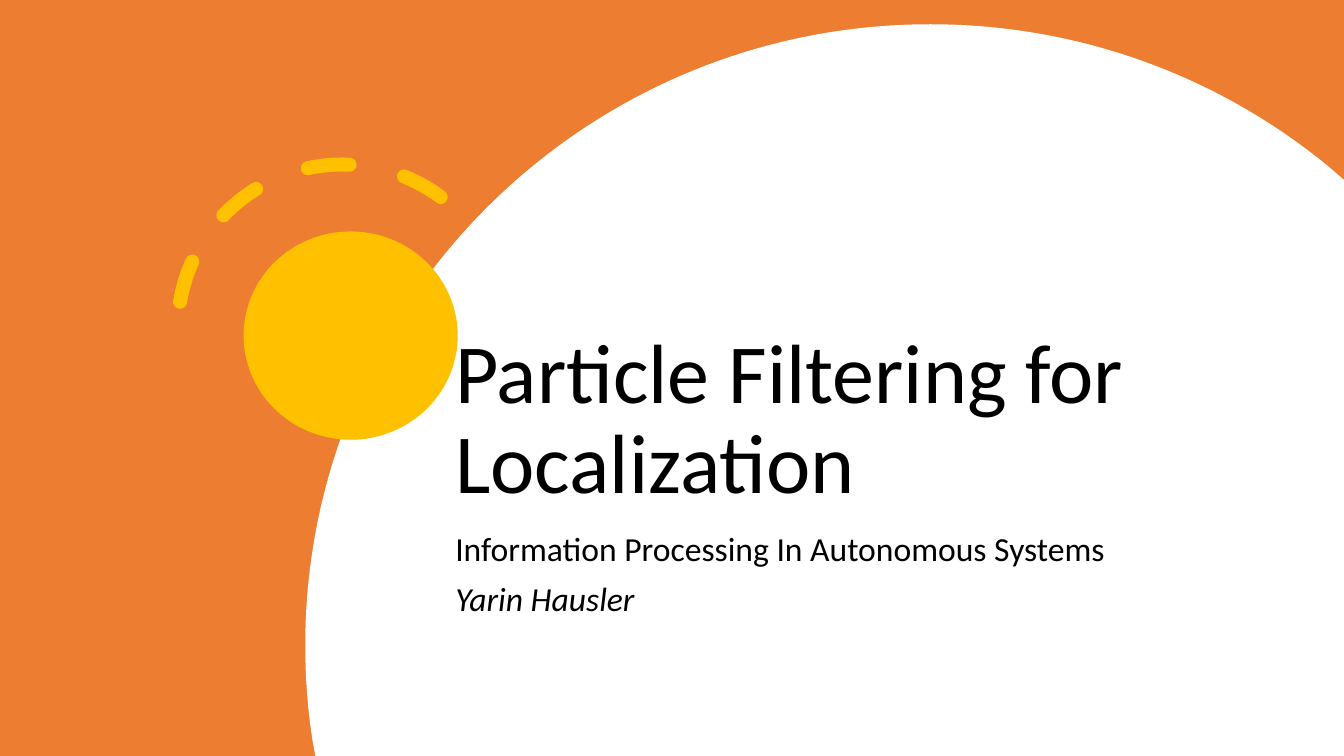
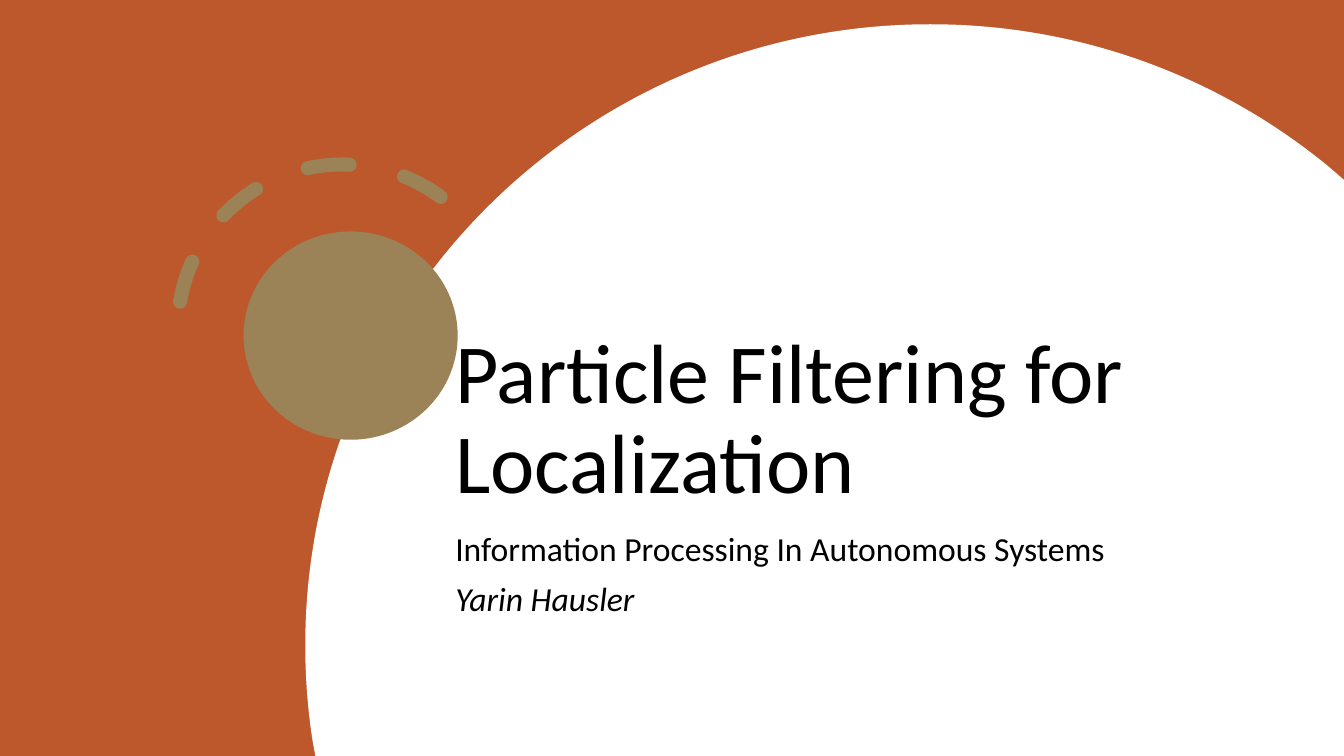
Before and after one commit to yarin4444/INFORMATION-PROCESSING-IN-AUTONOMOUS-SYSTEMS, a slide deck: slide 1 of Presentation.pptx. Drawn at 1344x756 pixels with LibreOffice and Linux fonts; fonts in the diff are those of the drawing. Boxes give left, top, right and bottom in pixels: in the first picture for what was removed or moved away, otherwise in the second. Text is boxed around its words. In the diff, an @@ line names an element or a change of style, - is before the commit and + after.

```diff
--- a/Presentation.pptx
+++ b/Presentation.pptx
@@ rectangle at (0,0,1344,756): fill #ED7D31 to #BD582C @@
@@ arc (boxed as its full ellipse) at (111,97,574,561): outline #FFC000 10 pt dashed to #9B8357 10 pt dashed @@
@@ ellipse at (244,232,458,441): fill #FFC000 to #9B8357 @@
```
Also in this commit, not shown: 5 other slides changed, 1 slide added.
